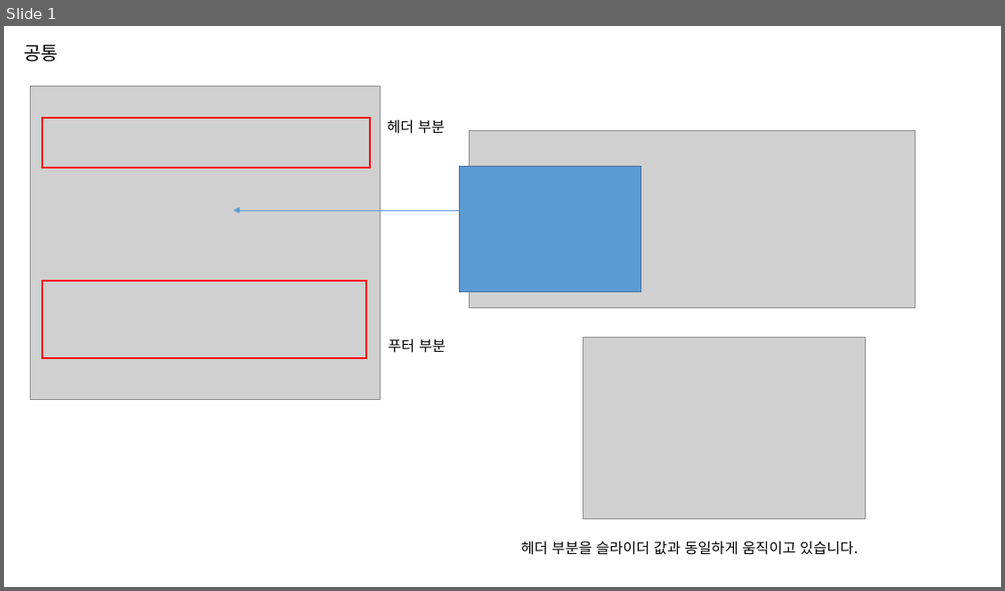
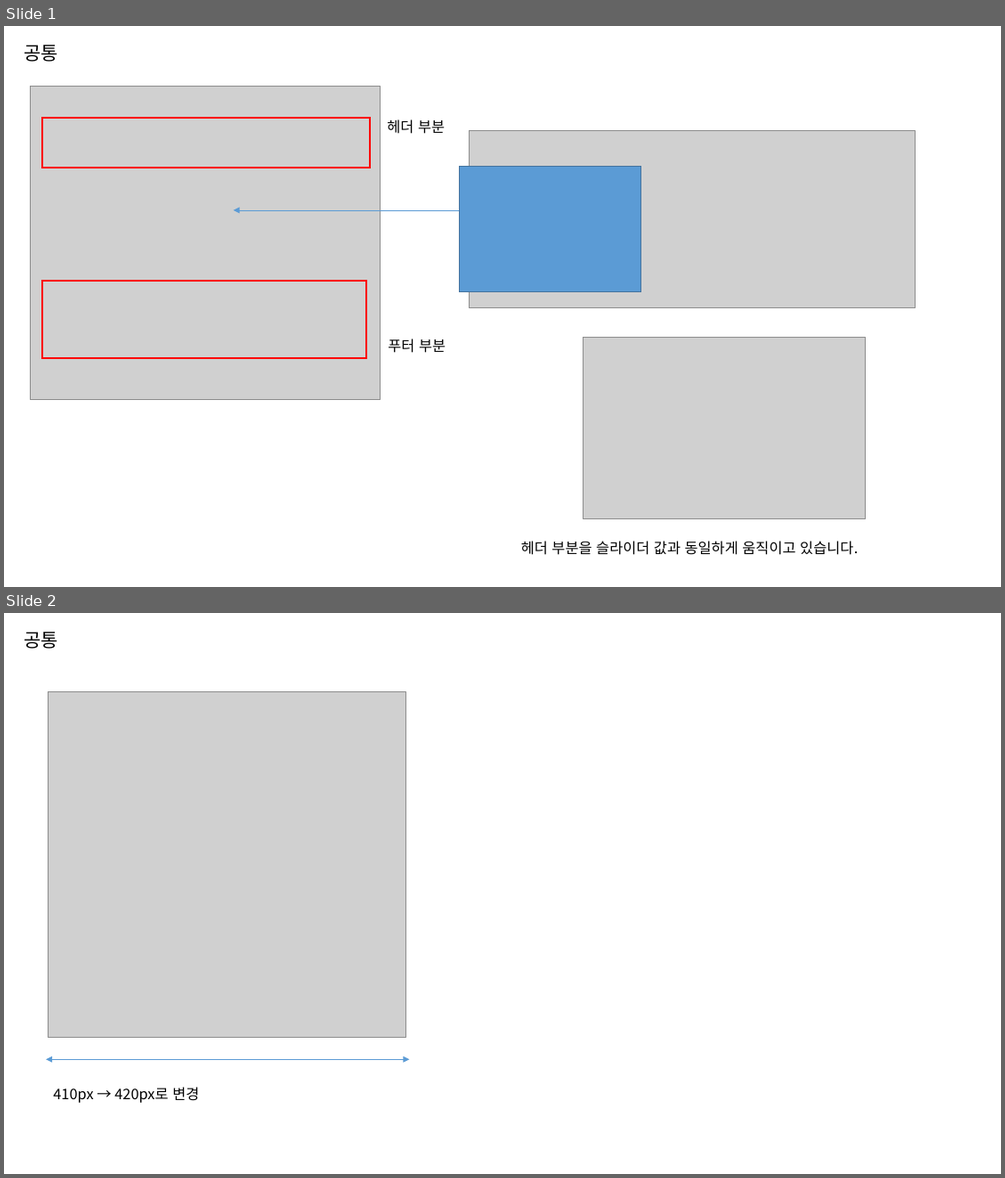
Before and after one commit to jeoungGyy/sejong, a slide deck: ppt/03-10.pptx. Shown one above the other, each under a label of ours: slide 1 before the commit, slides 1 and 2 after it. The pictures are 1005x591 and 1005x1178 pixels, drawn with LibreOffice and Linux fonts; fonts in the diff are those of the drawing; grey boxes stand for pictures. Boxes give left, top, right and bottom in pixels: in the first picture for what was removed or moved away, otherwise in the second. Text is boxed around its words. In the diff, an @@ line names an element or a change of style, - is before the commit and + after.

```diff
--- a/ppt/03-10.pptx
+++ b/ppt/03-10.pptx
@@ slide 2 added at [4,613,1001,1174], background #FFFFFF @@
@@ text added at [24,632,58,649], 18 pt, text #000000 @@
+공통
@@ picture added at [48,691,405,1037] @@
@@ double arrow added from (46, 1060) to (409, 1060), #5B9BD5 0.5 pt @@
@@ text added at [53,1086,199,1103], 14 pt, text #000000 @@
+410px → 420px로 변경
```
Also in this commit, not shown: 7 other slides added, 10 other files.
